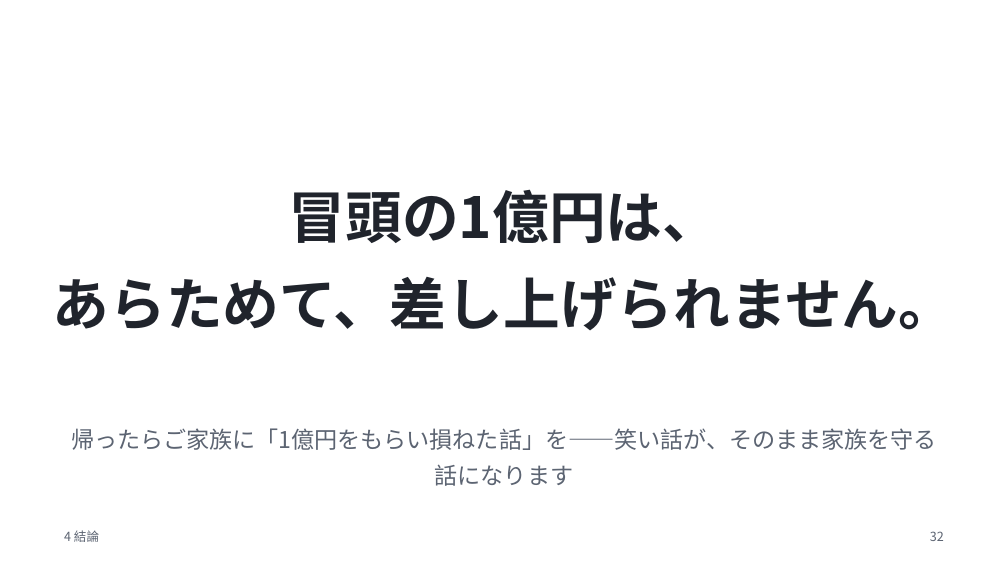
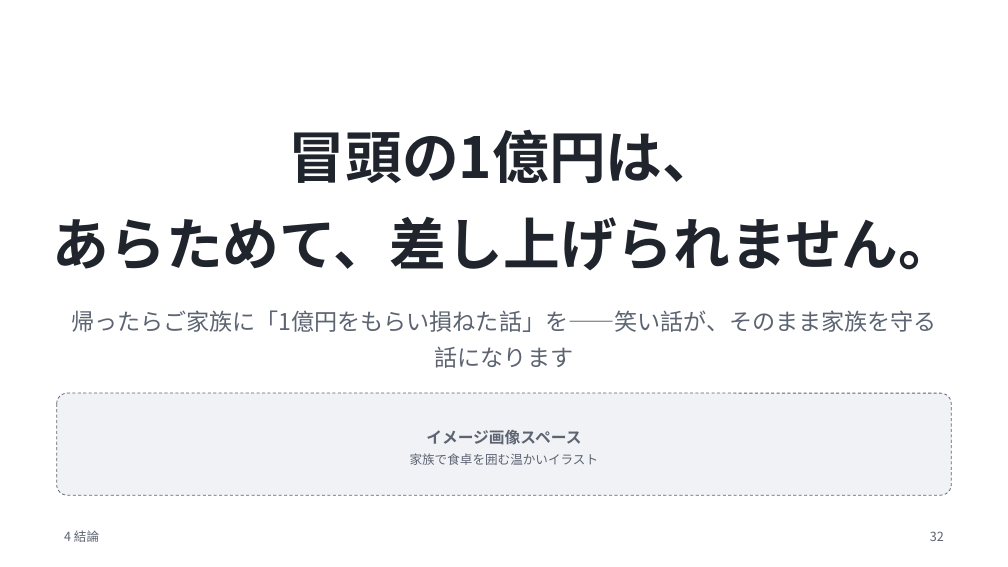
Before and after one commit to meitekku/deepfake-talk-v2, a slide deck: slide 32 of slides/deepfake-talk.pptx. Drawn at 1008x567 pixels with LibreOffice and Linux fonts; fonts in the diff are those of the drawing. Boxes give left, top, right and bottom in pixels: in the first picture for what was removed or moved away, otherwise in the second. Text is boxed around its words. In the diff, an @@ line names an element or a change of style, - is before the commit and + after.

Commit message:
画像プレースホルダ追加: 生成AI向き5枚(1億円/古い手紙/ニセ会議/声の材料/締め)に余白+注釈、生成プロンプト案はノートへ

```diff
--- a/slides/deepfake-talk.pptx
+++ b/slides/deepfake-talk.pptx
@@ text "冒頭の1億円は、": place and size @@
-text "冒頭の1億円は、" at <box>53,189,956,330</box>
+text "冒頭の1億円は、" at <box>53,129,956,270</box>
@@ text "帰ったらご家族に「1億円をもらい損ねた話」を——笑い話が、そのまま家族を守る話になります": place and size @@
-text "帰ったらご家族に「1億円をもらい損ねた話」を——笑い話が、そのまま家族を守る話になります" at <box>71,428,937,486</box>
+text "帰ったらご家族に「1億円をもらい損ねた話」を——笑い話が、そのまま家族を守る話になります" at <box>71,310,937,368</box>
@@ rounded rectangle added at <box>57,393,951,495</box>, fill #F1F2F5, outline #5C6472 0.75 pt dashed, 12 pt, text #5C6472 @@
+イメージ画像スペース
+家族で食卓を囲む温かいイラスト
```
Also in this commit, not shown: 4 other slides changed, 5 other files.
